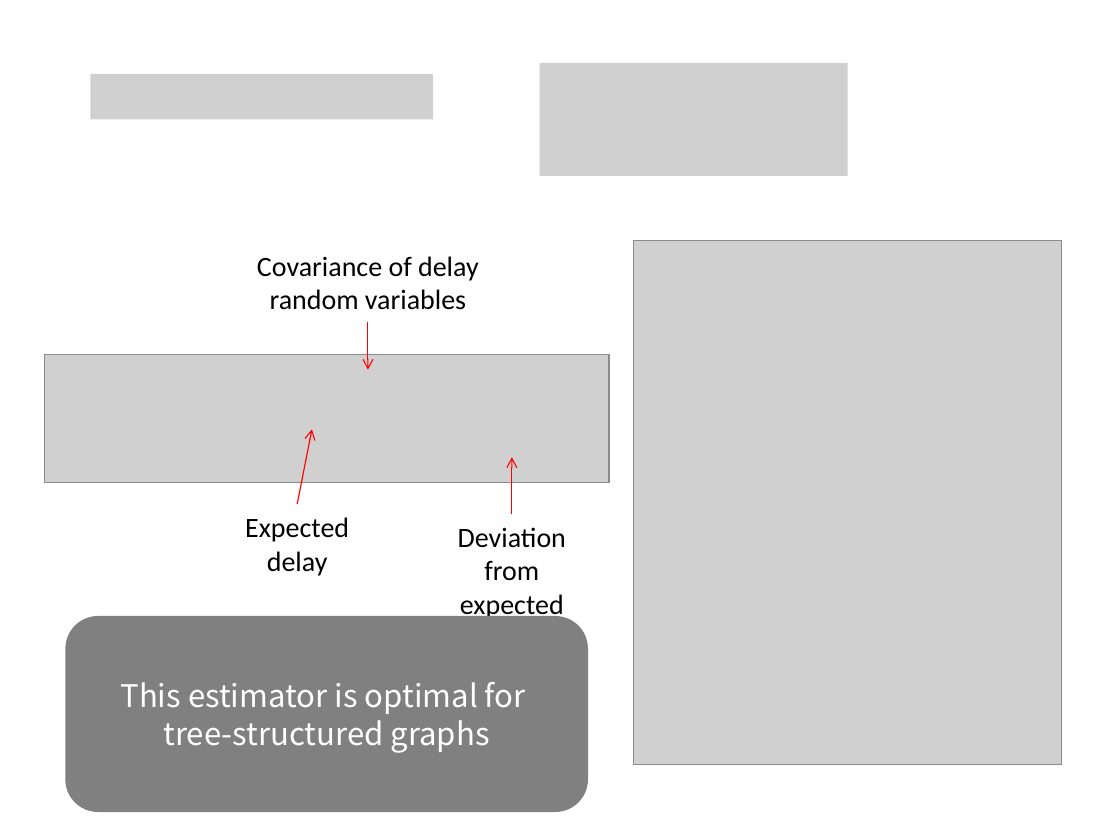
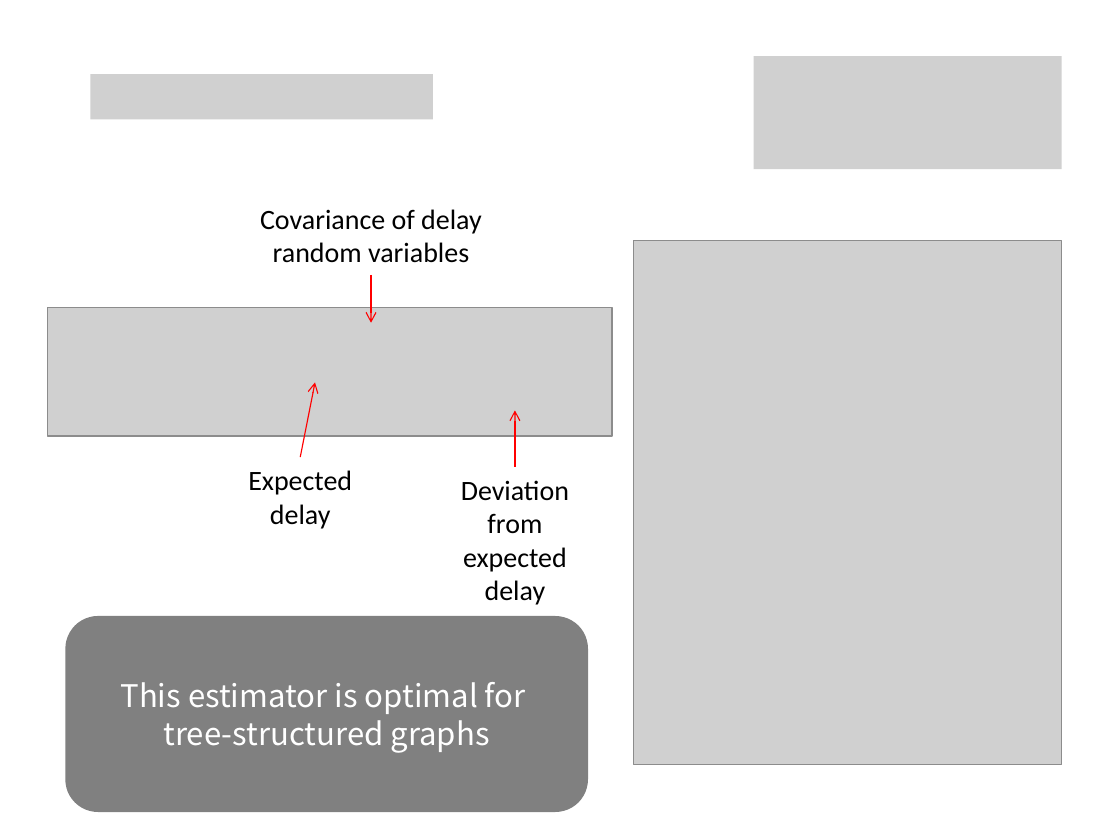
Before and after one commit to gfanti/anonymous-social-networks, a slide deck: slide 13 of presentation/presentation.pptx (slide 12 before the commit). Drawn at 1120x840 pixels with LibreOffice and Linux fonts; fonts in the diff are those of the drawing; grey boxes stand for pictures. Boxes give left, top, right and bottom in pixels: in the first picture for what was removed or moved away, otherwise in the second. Text is boxed around its words. In the diff, an @@ line names an element or a change of style, - is before the commit and + after.

```diff
--- a/presentation/presentation.pptx
+++ b/presentation/presentation.pptx
@@ picture added at [754, 56, 1062, 169] @@
@@ picture removed at [540, 63, 848, 176] @@
@@ picture: place and size @@
-picture at [45, 355, 609, 484]
+picture at [47, 308, 612, 437]
@@ 3 arrows, 2 texts: place and size @@
-3 arrows, 2 texts at [245, 256, 512, 576]
+3 arrows, 2 texts at [248, 209, 515, 529]
@@ text "Deviation from" rewrapped from [458, 527, 566, 621] to [461, 480, 569, 605] @@
```
Also in this commit, not shown: 3 other slides changed, 6 slides added, 1 slide removed, 1 other file.
